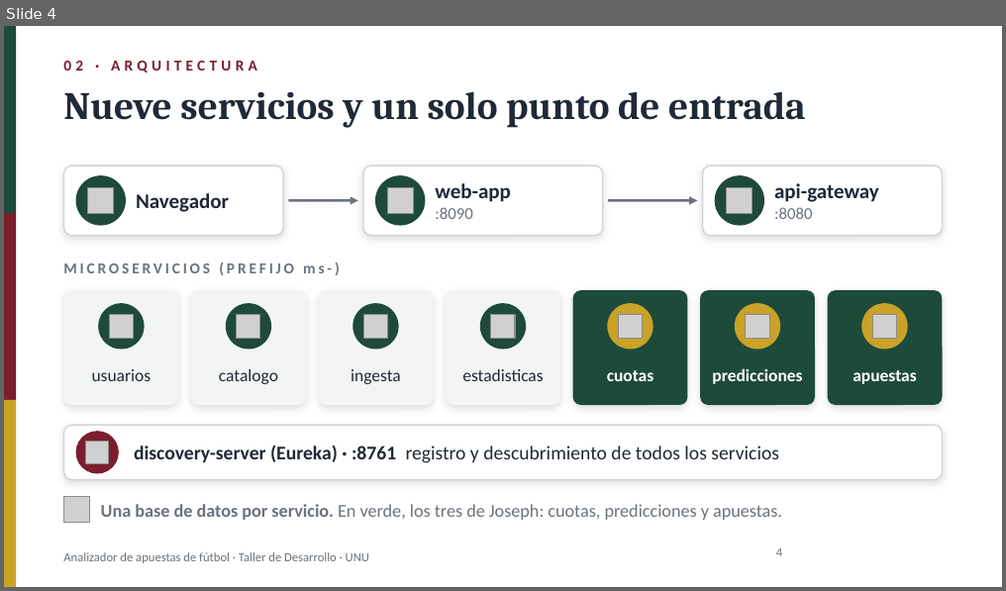
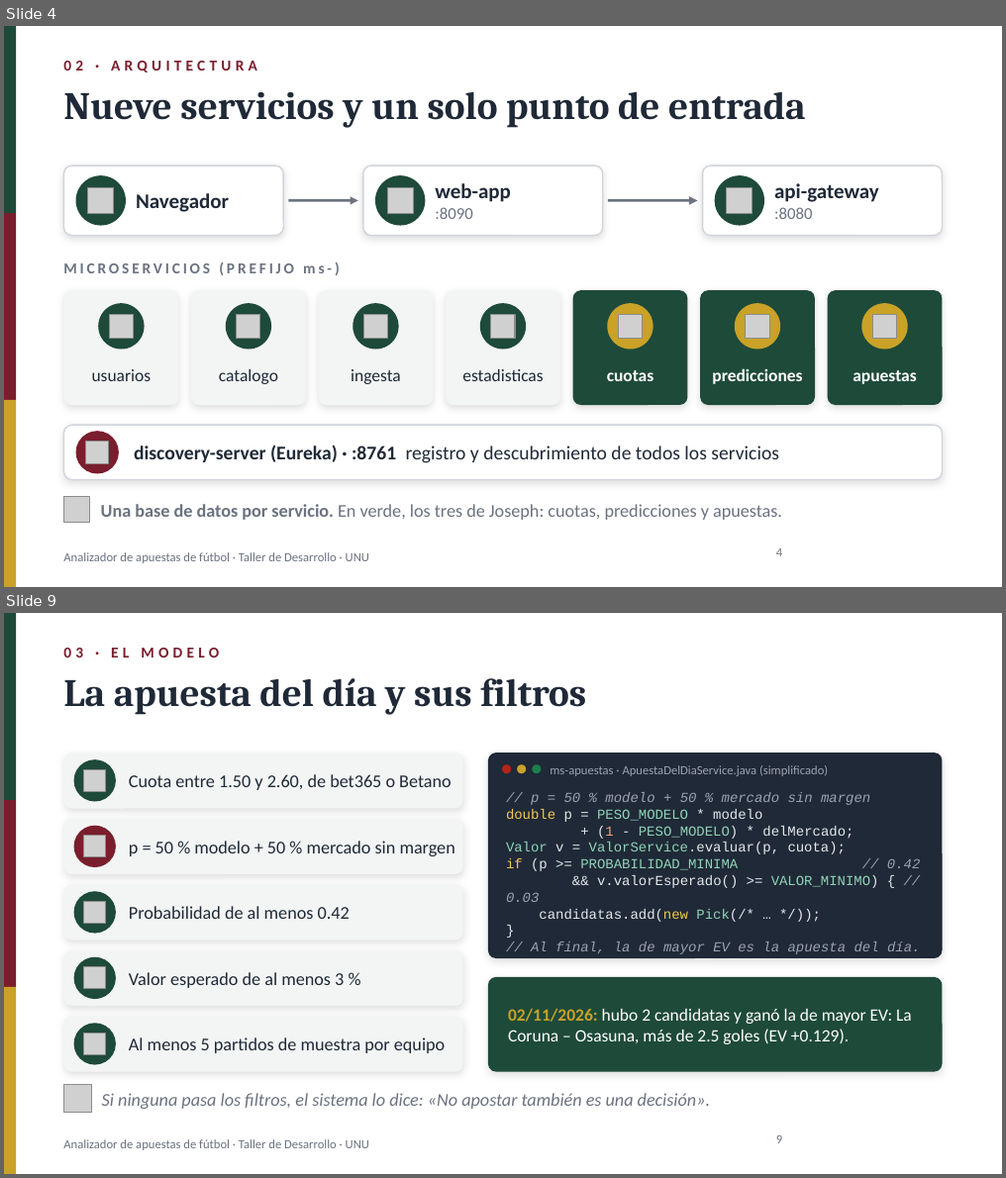
Before and after one commit to Renindstone/app-apuestas-universidad, a slide deck: docs/PresentacionApuestas_2nov2026.pptx. Shown one above the other, each under a label of ours: slide 4 before the commit, slides 4 and 9 after it; the slides between them are not shown. The pictures are 1006x591 and 1006x1178 pixels, drawn with LibreOffice and Linux fonts; fonts in the diff are those of the drawing; grey boxes stand for pictures; background and template pictures are left out. Boxes give left, top, right and bottom in pixels: in the first picture for what was removed or moved away, otherwise in the second. Text is boxed around its words. In the diff, an @@ line names an element or a change of style, - is before the commit and + after.

```diff
--- a/docs/PresentacionApuestas_2nov2026.pptx
+++ b/docs/PresentacionApuestas_2nov2026.pptx
@@ slide 9 added at <box>4,613,1002,1174</box>, background #FFFFFF; not listed: 4 template elements that a slide beside it also shows @@
@@ text added at <box>63,648,219,658</box>, 11 pt, text #7A1E2D, bold @@
+03 · EL MODELO
@@ text added at <box>63,678,586,715</box>, 28 pt, text #1F2937, bold @@
+La apuesta del día y sus filtros
@@ rounded rectangle added at <box>63,753,463,809</box>, fill #F3F5F4 @@
@@ ellipse added at <box>74,760,116,802</box>, fill #1E4A3A @@
@@ rounded rectangle added at <box>488,753,943,959</box>, fill #1F2937 @@
@@ picture added at <box>84,769,106,791</box> @@
@@ text added at <box>129,774,451,790</box>, 13 pt, text #1F2937 @@
+Cuota entre 1.50 y 2.60, de bet365 o Betano
@@ ellipse added at <box>502,764,511,773</box>, fill #B42318 @@
@@ ellipse added at <box>517,764,526,773</box>, fill #C9A227 @@
@@ ellipse added at <box>532,764,541,773</box>, fill #1B7F4B @@
@@ text added at <box>549,765,828,776</box>, 9 pt, text #9CA3AF @@
+ms-apuestas · ApuestaDelDiaService.java (simplificado)
@@ rounded rectangle added at <box>63,819,463,874</box>, fill #F3F5F4 @@
@@ text added at <box>506,792,921,955</box>, 10 pt, text #E5E7EB @@
+// p = 50 % modelo + 50 % mercado sin margen
+double p = PESO_MODELO * modelo
++ (1 - PESO_MODELO) * delMercado;
+Valor v = ValorService.evaluar(p, cuota);
+if (p >= PROBABILIDAD_MINIMA // 0.42
+&& v.valorEsperado() >= VALOR_MINIMO) { // 0.03
+candidatas.add(new Pick(/* … */));
+}
+// Al final, la de mayor EV es la apuesta del día.
@@ ellipse added at <box>74,826,116,867</box>, fill #7A1E2D @@
@@ picture added at <box>84,836,106,858</box> @@
@@ text added at <box>129,841,455,857</box>, 13 pt, text #1F2937 @@
+p = 50 % modelo + 50 % mercado sin margen
@@ rounded rectangle added at <box>63,884,463,941</box>, fill #F3F5F4 @@
@@ ellipse added at <box>74,891,116,934</box>, fill #1E4A3A @@
@@ picture added at <box>84,901,106,923</box> @@
@@ text added at <box>129,906,350,919</box>, 13 pt, text #1F2937 @@
+Probabilidad de al menos 0.42
@@ rounded rectangle added at <box>63,951,463,1006</box>, fill #F3F5F4 @@
@@ ellipse added at <box>74,958,116,999</box>, fill #1E4A3A @@
@@ picture added at <box>84,967,106,989</box> @@
@@ text added at <box>129,972,344,988</box>, 13 pt, text #1F2937 @@
+Valor esperado de al menos 3 %
@@ rounded rectangle added at <box>488,977,943,1072</box>, fill #1E4A3A @@
@@ rounded rectangle added at <box>63,1016,463,1072</box>, fill #F3F5F4 @@
@@ ellipse added at <box>74,1023,116,1065</box>, fill #1E4A3A @@
@@ text added at <box>508,1008,912,1045</box>, 12.5 pt, text #FFFFFF @@
+02/11/2026: hubo 2 candidatas y ganó la de mayor EV: La Coruna – Osasuna, más de 2.5 goles (EV +0.129).
@@ picture added at <box>84,1033,106,1056</box> @@
@@ text added at <box>129,1038,445,1054</box>, 13 pt, text #1F2937 @@
+Al menos 5 partidos de muestra por equipo
@@ picture added at <box>63,1085,92,1113</box> @@
@@ text added at <box>102,1093,710,1109</box>, 13 pt, text #6B7280, italic @@
+Si ninguna pasa los filtros, el sistema lo dice: «No apostar también es una decisión».
@@ page number added at <box>776,1136,782,1144</box>, 9 pt, text #6B7280 @@
+9
```
Also in this commit, not shown: 8 slides changed, 5 other slides added, 1 other file.
